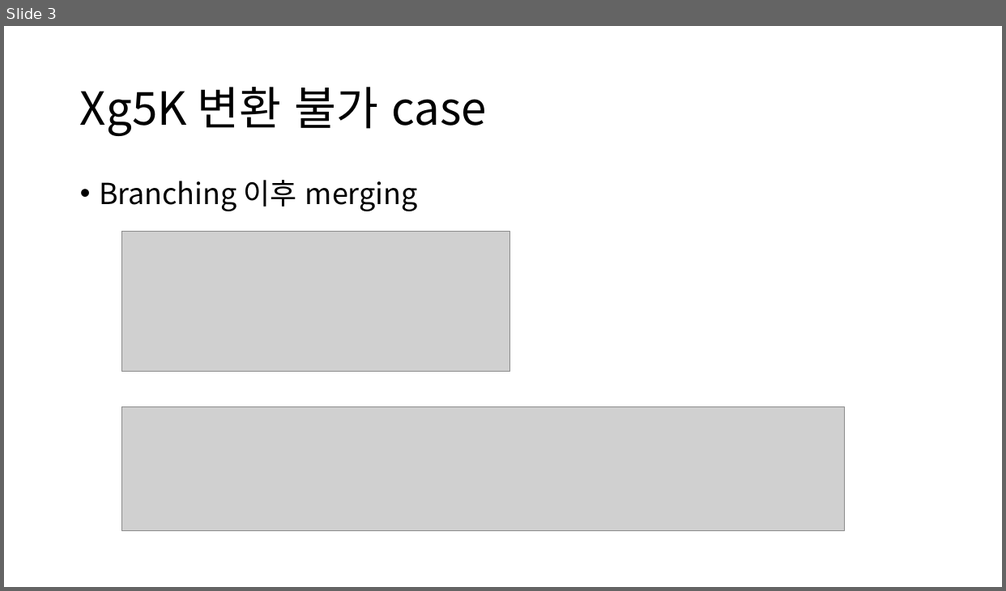
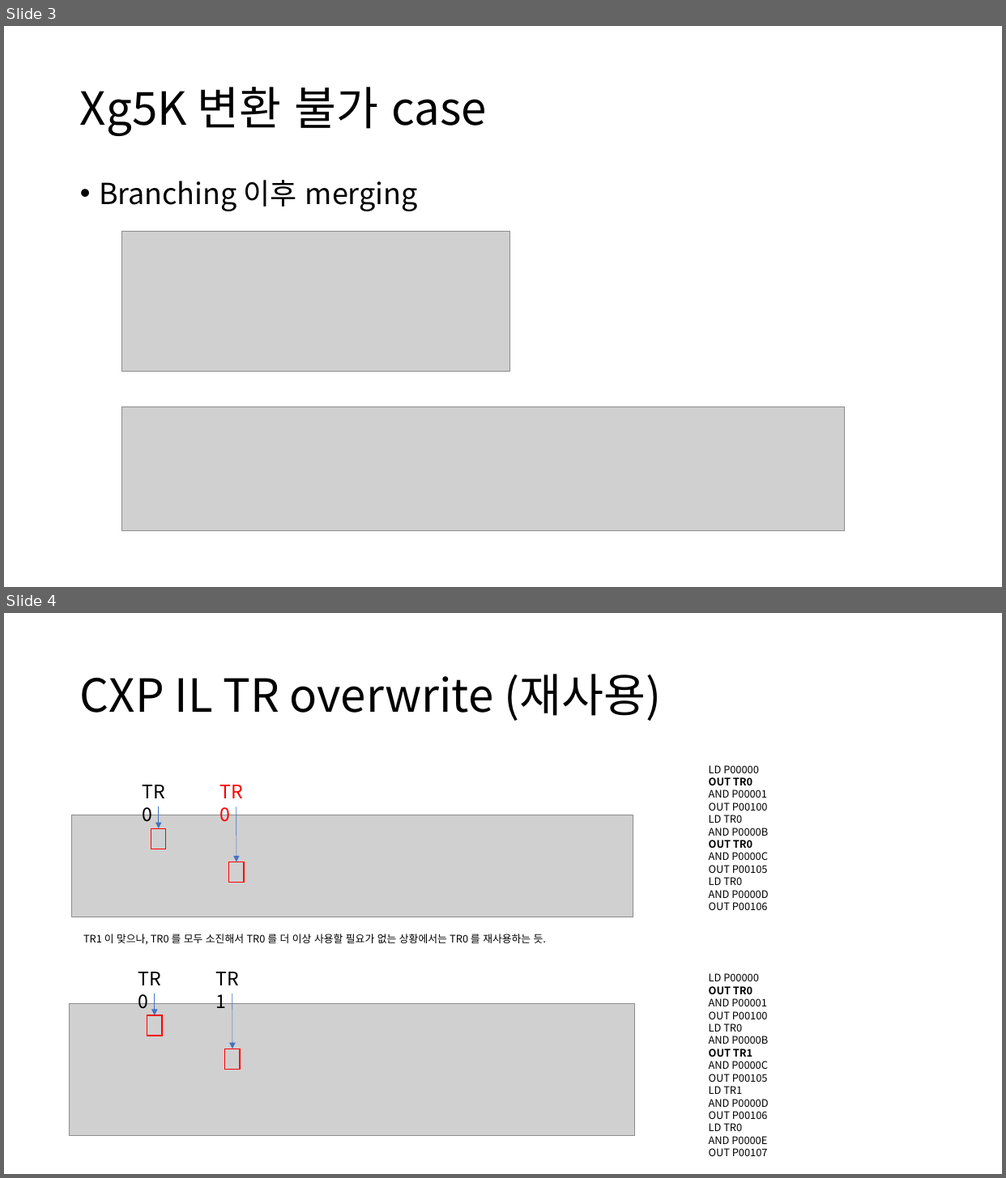
Before and after one commit to kwak52/public, a slide deck: Documents/직접변환불가case.pptx. Shown one above the other, each under a label of ours: slide 3 before the commit, slides 3 and 4 after it. The pictures are 1006x591 and 1006x1178 pixels, drawn with LibreOffice and Linux fonts; fonts in the diff are those of the drawing; grey boxes stand for pictures. Boxes give left, top, right and bottom in pixels: in the first picture for what was removed or moved away, otherwise in the second. Text is boxed around its words. In the diff, an @@ line names an element or a change of style, - is before the commit and + after.

```diff
--- a/Documents/직접변환불가case.pptx
+++ b/Documents/직접변환불가case.pptx
@@ slide 4 added at (x1=4, y1=613, x2=1002, y2=1174), background #FFFFFF @@
@@ title added at (x1=80, y1=674, x2=662, y2=721), 44 pt, text #000000 @@
+CXP IL TR overwrite (재사용)
@@ text added at (x1=709, y1=765, x2=768, y2=910), 10 pt, text #000000 @@
+LD P00000
+OUT TR0
+AND P00001
+OUT P00100
+LD TR0
+AND P0000B
+OUT TR0
+AND P0000C
+OUT P00105
+LD TR0
+AND P0000D
+OUT P00106
@@ arrow added from (158, 807) to (158, 828), #4472C4 0.5 pt @@
@@ arrow added from (236, 807) to (236, 862), #4472C4 0.5 pt @@
@@ picture added at (x1=71, y1=815, x2=633, y2=917) @@
@@ rectangle added at (x1=151, y1=828, x2=167, y2=849), outline #FF0000 1 pt @@
@@ rectangle added at (x1=229, y1=862, x2=245, y2=883), outline #FF0000 1 pt @@
@@ text added at (x1=83, y1=935, x2=102, y2=943), 18 pt, text #000000 @@
+TR1
@@ text added at (x1=104, y1=934, x2=546, y2=945), 10 pt, text #000000 @@
+TR1 이 맞으나, TR0 를 모두 소진해서 TR0 를 더 이상 사용할 필요가 없는 상황에서는 TR0 를 재사용하는 듯.
@@ text added at (x1=151, y1=935, x2=169, y2=943), 18 pt, text #000000 @@
+TR0
@@ text added at (x1=247, y1=935, x2=266, y2=943), 18 pt, text #FF0000 @@
+TR0
@@ text added at (x1=450, y1=935, x2=468, y2=943), 18 pt, text #000000 @@
+TR0
@@ text added at (x1=709, y1=973, x2=768, y2=1157), 10 pt, text #000000 @@
+LD P00000
+OUT TR0
+AND P00001
+OUT P00100
+LD TR0
+AND P0000B
+OUT TR1
+AND P0000C
+OUT P00105
+LD TR1
+AND P0000D
+OUT P00106
+LD TR0
+AND P0000E
+OUT P00107
@@ arrow added from (155, 994) to (155, 1016), #4472C4 0.5 pt @@
@@ arrow added from (232, 994) to (232, 1049), #4472C4 0.5 pt @@
@@ picture added at (x1=70, y1=1004, x2=635, y2=1135) @@
@@ rectangle added at (x1=147, y1=1016, x2=162, y2=1036), outline #FF0000 1 pt @@
@@ rectangle added at (x1=225, y1=1049, x2=240, y2=1069), outline #FF0000 1 pt @@
```
Also in this commit, not shown: 11 other files.
